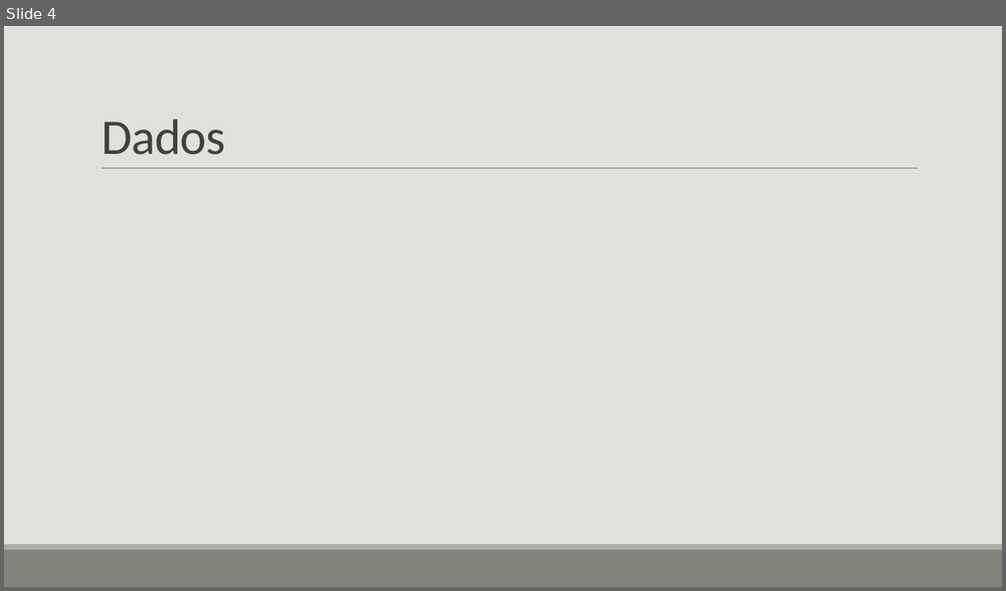
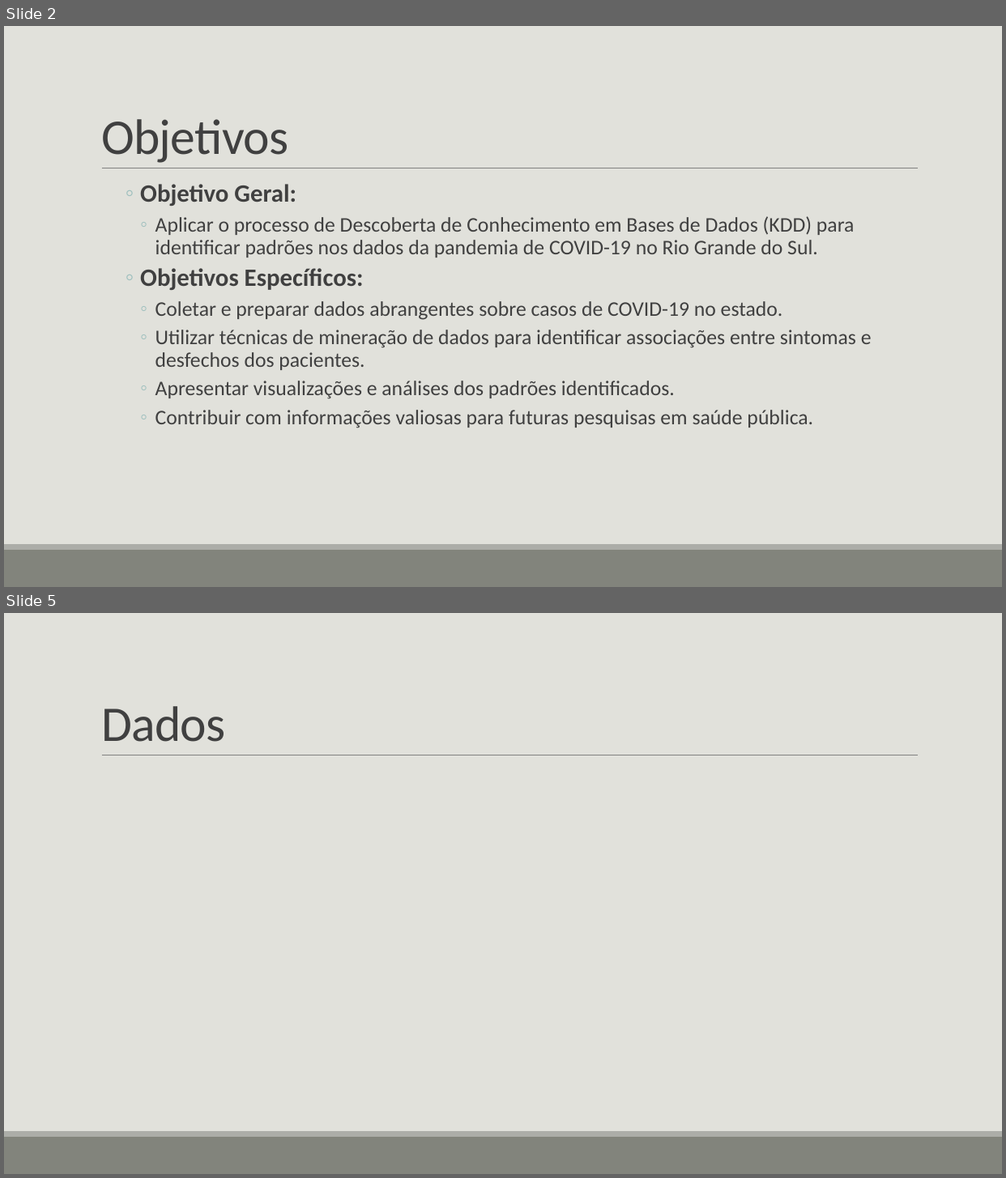
Before and after one commit to gvheisler/KDD-COVID-19, a slide deck: presentation/presentation.pptx. Shown one above the other, each under a label of ours: slide 4 before the commit, slides 2 and 5 after it; the slides between them are not shown. The pictures are 1006x591 and 1006x1178 pixels, drawn with LibreOffice and Linux fonts; fonts in the diff are those of the drawing. Boxes give left, top, right and bottom in pixels: in the first picture for what was removed or moved away, otherwise in the second. Text is boxed around its words. In the diff, an @@ line names an element or a change of style, - is before the commit and + after.

```diff
--- a/presentation/presentation.pptx
+++ b/presentation/presentation.pptx
@@ slide 2 added at bbox=[4, 26, 1002, 587], background #E1E1DB; not listed: 3 template elements that a slide beside it also shows @@
@@ title added at bbox=[101, 119, 289, 163], 48 pt, text #404040 @@
+Objetivos
@@ text added at bbox=[140, 184, 872, 429], 20 pt, text #404040 @@
+    ◦ Objetivo Geral:
+      ◦ Aplicar o processo de Descoberta de Conhecimento em Bases de Dados (KDD) para identificar padrões nos dados da pandemia de COVID-19 no Rio Grande do Sul.
+    ◦ Objetivos Específicos:
+      ◦ Coletar e preparar dados abrangentes sobre casos de COVID-19 no estado.
+      ◦ Utilizar técnicas de mineração de dados para identificar associações entre sintomas e desfechos dos pacientes.
+      ◦ Apresentar visualizações e análises dos padrões identificados.
+      ◦ Contribuir com informações valiosas para futuras pesquisas em saúde pública.
@@ what was slide 4 is now slide 5 @@
```
Also in this commit, not shown: 2 slides changed, 1 other slide added, 1 slide removed, 5 other files.
